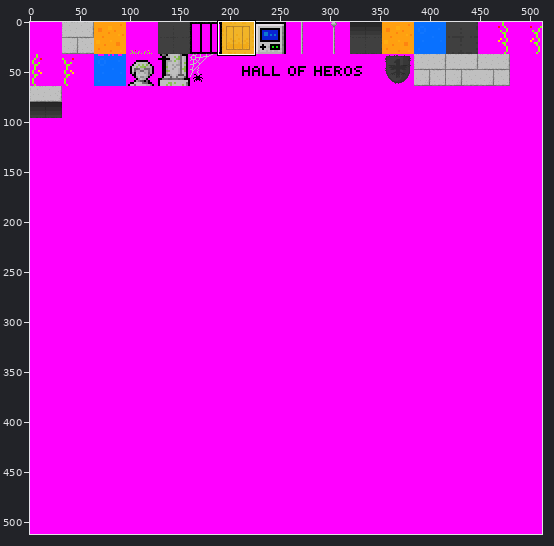
Sprite sheet -- media/image/tiles.png. The picture above shows the old version from afar; the outline marks the close-up.
Close-up. Earlier state:
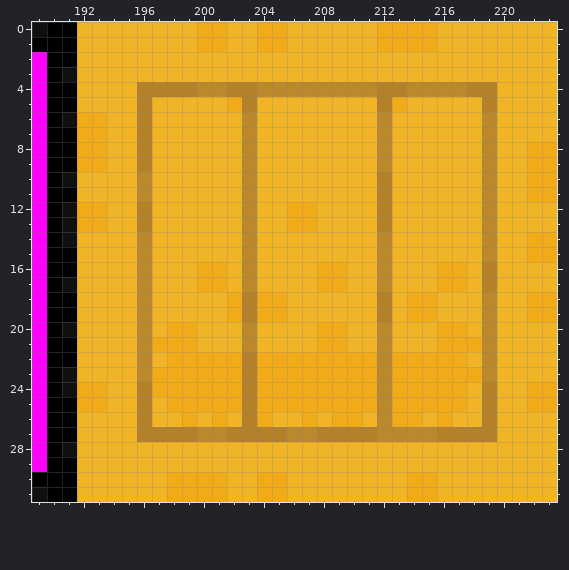
The file is 512x512 pixels. Colours within 5 levels of each other are drawn and written as one. Shown: x 189..223, y 0..31.
After:
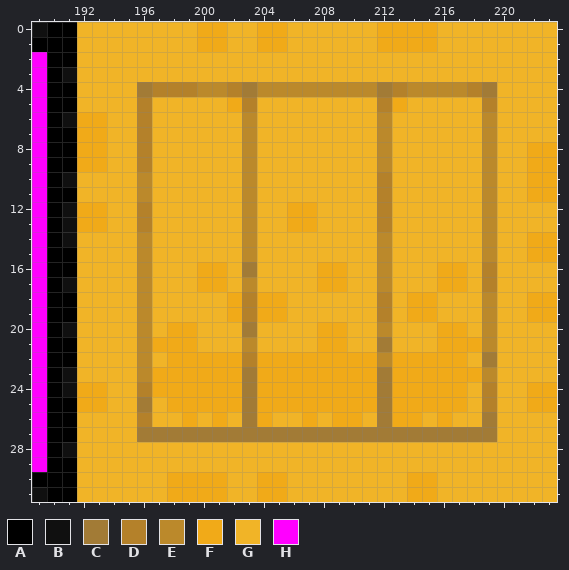
Palette (. is transparent): A #000000  B #101010  C #a27b36  D #b4812a  E #bb892b  F #f1aa18  G #f1b427  H #ff00ff
The edit:
The edit turns colour D into colour C in row 4 at x 196, 203, 212 and 219; in rows 23 to 24 at x 203; in row 25 at x 196 and 203; in row 26 at x 203 and 219; in row 27 at x 196 to 199, 202 to 205, 208 to 211 and 216 to 219.
The edit turns colour E into colour C in row 16 at x 203; in row 20 at x 203; in row 21 at x 212; in row 22 at x 219; in rows 23 to 26 at x 212; in row 27 at x 200 to 201, 206 to 207 and 212 to 215.
Where, in picture pixels (left, top, right, bottom), the same in both close-ups:
changed: (137, 82, 152, 97)
changed: (242, 82, 257, 97)
changed: (377, 82, 392, 97)
changed: (482, 82, 497, 97)
changed: (137, 262, 497, 442)
